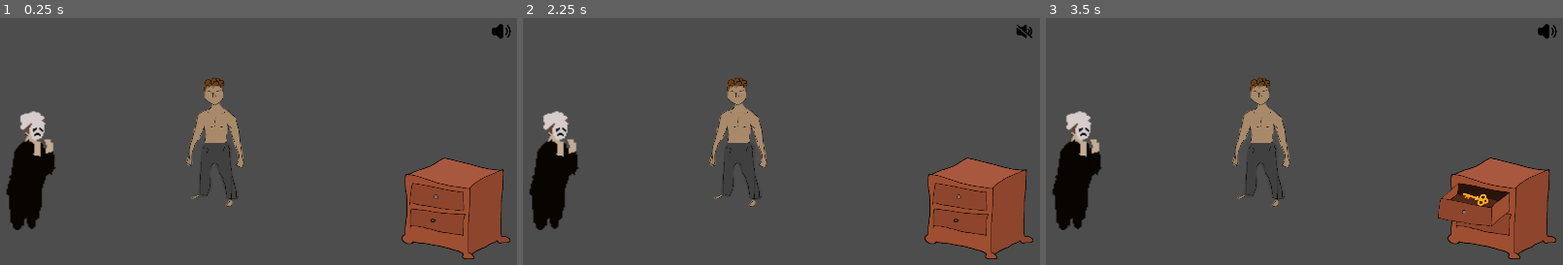
Above: before the commit, frames 1-3 (left to right).
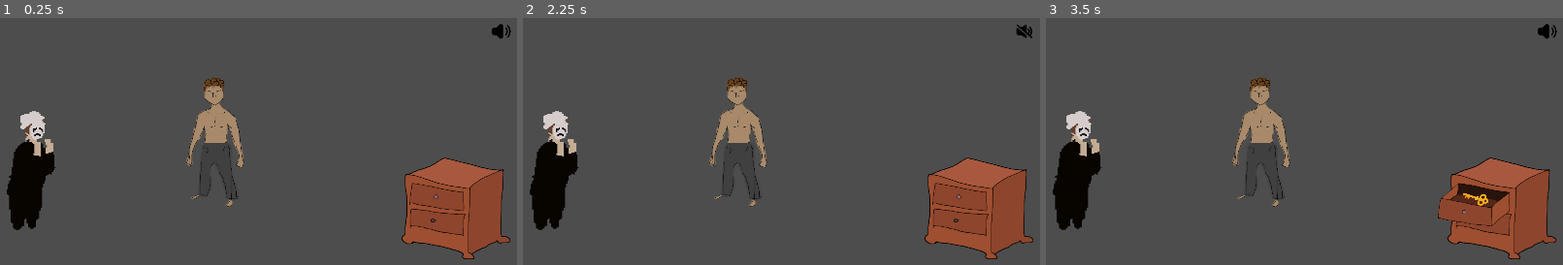
Above: after the commit, the same moments.

Repository: MichaelRRyan/GGJ-2026-Unmasked
Game: Godot game, scene res://Levels/feature_playground.tscn
The game is run twice, just before and just after one commit, with the same random seed, the same clock (stepped at 60 frames per second) and the same inputs.
Inputs (mouse positions are in pixels of both pictures, inside the frame that each line leads up to):
- Up to frame 1 (0.25 s): no input
- Up to frame 2 (2.25 s): click (1024, 32) at 0.5 s; click (1024, 32) at 1.25 s; click (1024, 32) at 2 s
- Up to frame 3 (3.5 s): tap Enter at 2.75 s; move the mouse to (1485, 198) at 2.77 s; press the mouse at (1485, 198) at 2.78 s

The runs differ from the first frame. In frame 1, 0.2% of the frame differs, in the area x 1-11%, y 37-85%; in frame 2, 0.2%; in frame 3, 0.2%.

Commit message:
Bakery Dialogue Added

Diff:
--- a/Content/Dialogue/dialogue_data.json
+++ b/Content/Dialogue/dialogue_data.json
@@ -70,18 +70,142 @@
 		"next_dialogue_tag": "person_text_3"
 	  }
 	],
-	"baker_text_1": [
-  {
-	"conditions": [],
-	"text": "Fresh bread just came out of the oven!",
-	"next_dialogue_tag": "baker_text_2"
-  }
-],
-	"baker_text_2": [
-  {
-	"conditions": [],
-	"text": "Careful, it's still warm.",
-	"next_dialogue_tag": "baker_text_2"
+
+
+
+"baker_text_1": [
+  {
+	"conditions": [],
+	"text": "Ah, hola amigo… I’m testing a new receta today. Smells okay, no?",
+	"responses": [
+	  {
+		"text": "Yeah, it smells really good.",
+		"next_dialogue_tag": "baker_routine_good"
+	  },
+	  {
+		"text": "Honestly… it smells a bit strange.",
+		"next_dialogue_tag": "baker_routine_strange"
+	  }
+	]
+  }
+],
+
+"baker_routine_good": [
+  {
+	"conditions": [],
+	"text": "Heh, gracias. Maybe I’m improving, sí.",
+	"responses": [
+	  {
+		"text": "You bake here all the time?",
+		"next_dialogue_tag": "baker_every_day"
+	  },
+	  {
+		"text": "Does it ever get tiring?",
+		"next_dialogue_tag": "baker_tiring"
+	  }
+	]
+  }
+],
+
+"baker_routine_strange": [
+  {
+	"conditions": [],
+	"text": "Ay… yeah. Too much yeast, quizá. Still, I bake every day. Keeps the hands busy.",
+	"responses": [
+	  {
+		"text": "You bake here all the time?",
+		"next_dialogue_tag": "baker_every_day"
+	  },
+	  {
+		"text": "Does it ever get tiring?",
+		"next_dialogue_tag": "baker_tiring"
+	  }
+	]
+  }
+],
+
+"baker_every_day": [
+  {
+	"conditions": [],
+	"text": "Every day. Morning to night. Routine is good.",
+	"responses": [
+	  {
+		"text": "Sounds like work helps you avoid thinking.",
+		"next_dialogue_tag": "baker_crack"
+	  },
+	]
+  }
+],
+
+"baker_tiring": [
+  {
+	"conditions": [],
+	"text": "Tiring? No… but quiet. Too quiet sometimes.",
+	"responses": [
+	  {
+		"text": "A lot of people hide inside routine.",
+		"next_dialogue_tag": "baker_talks"
+	  }
+	]
+  }
+],
+
+"baker_talks": [
+  {
+	"conditions": [],
+	"text": "When I stop baking.. my head gets loud.",
+	"responses": [
+	  {
+		"text": "That sounds lonely.",
+		"next_dialogue_tag": "baker_crack"
+	  },
+	  {
+		"text": "What do you hear when it gets loud?",
+		"next_dialogue_tag": "baker_talks_more"
+	  }
+	]
+  }
+],
+
+
+"baker_talks_more": [
+  {
+	"conditions": [],
+	"text": "I hear that if I’m not useful… I’m nothing.",
+	"responses": [
+	  {
+		"text": "You don’t stop being someone when you rest.",
+		"next_dialogue_tag": "baker_mask_removed"
+	  }
+	]
+  }
+],
+
+
+"baker_mask_removed": [
+  {
+	"conditions": [],
+	"text": "Remove Mask",
+	"responses": [
+	  {
+		"text": "Remove Mask.",
+		"next_dialogue_tag": "baker_ending"
+	  }
+	]
+  }
+],
+
+"baker_crack": [
+  {
+	"conditions": [],
+	"text": "…Sí. Maybe that’s true. When I stop baking… my head gets loud.",
+  }
+],
+
+"baker_ending": [
+  {
+	"conditions": [],
+	"text": "…Gracias. I think I knew that. I just never said it out loud."
   }
 ]
 
--- a/Features/NPC2D/baker.tscn
+++ b/Features/NPC2D/baker.tscn
@@ -11,6 +11,7 @@
 script = ExtResource("1_bohmv")
 
 [node name="Sprite2D" type="Sprite2D" parent="." unique_id=490486059]
+texture_filter = 1
 texture = ExtResource("1_146jl")
 
 [node name="CollisionShape2D" type="CollisionShape2D" parent="." unique_id=1943584710]
